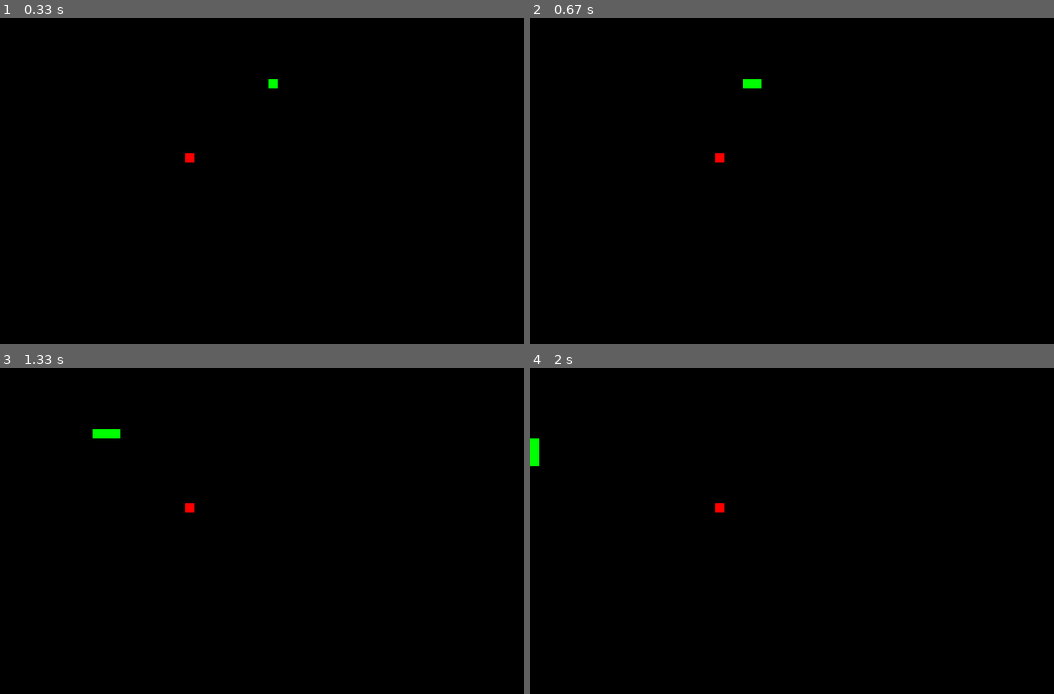
Above: before the commit, frames 1-4 (two rows, left to right).
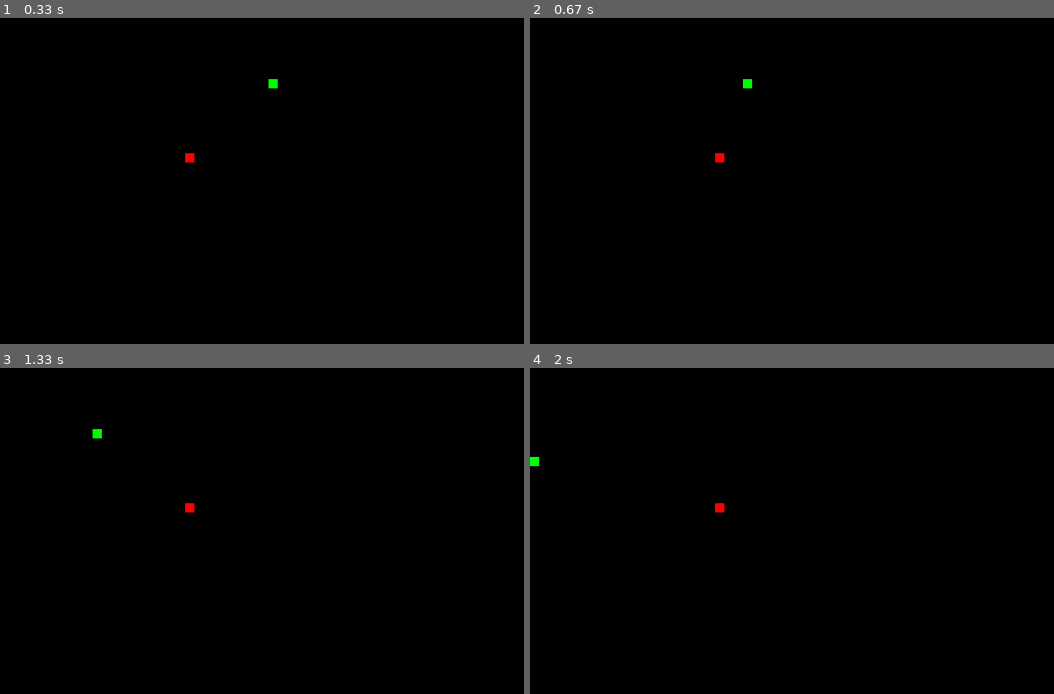
Above: after the commit, the same moments.

Repository: Boomexe/Simple-Pygame-Snake
Game: pygame game, started from main.py
The game is run twice, just before and just after one commit, with the same random seed, the same clock (stepped at 60 frames per second) and the same inputs.
Inputs:
- Up to frame 1 (0.33 s): no input
- Up to frame 2 (0.67 s): hold E from 0.33 s (still down); hold A from 0.33 s (still down)
- Up to frame 3 (1.33 s): release E at 0.87 s; release A at 0.87 s; tap E at 0.9 s
- Up to frame 4 (2 s): hold S from 1.8 s (still down)

Frame 1 is identical in both runs. In frame 2, less than 0.1% of the frame differs, in the area x 42-45%, y 18-22%; in frame 3, 0.1%, in the area x 19-23%, y 18-22%; in frame 4, 0.1%.

Commit message:
Second Commit

Diff:
--- a/main.py
+++ b/main.py
@@ -15,7 +15,6 @@
 SNAKE = []
 score = 0
 direction = None
-# fpsclock =
 
 black = (0, 0, 0)
 
@@ -39,7 +38,7 @@
             self.x = findSpot(self.width)[0]
             self.y = findSpot(self.width)[1]
             score += 1
-            SNAKE.append(Snake(290, 290, 10, SNAKE_COLOR))
+            SNAKE.append(Snake(1000, 1000, 10, SNAKE_COLOR))
 
 def findSpot(width):
     randX = random.randint(0, WIDTH - width)
@@ -57,7 +56,7 @@
     pygame.quit()
     sys.exit()
 
-def collision():
+def snakeCollisions():
     if SNAKE[0].x < 0 or SNAKE[0].y < 0 or SNAKE[0].x > WIDTH or SNAKE[0].y > HEIGHT:
         quit()
 
@@ -79,7 +78,7 @@
     food.draw()
     food.detectPlayer()
 
-    collision()
+    snakeCollisions()
 
     for event in pygame.event.get():
         if event.type == pygame.QUIT:
@@ -97,8 +96,6 @@
 
             elif event.key == pygame.K_d and direction != 'w':
                 direction = 'e'
-            elif event.key == pygame.K_e:
-                SNAKE.append(Snake(290, 290, 10, SNAKE_COLOR))
 
     if direction == 'e':
         SNAKE.insert(0, Snake(SNAKE[0].x + SNAKE[0].width, SNAKE[0].y, 10, SNAKE_COLOR))
